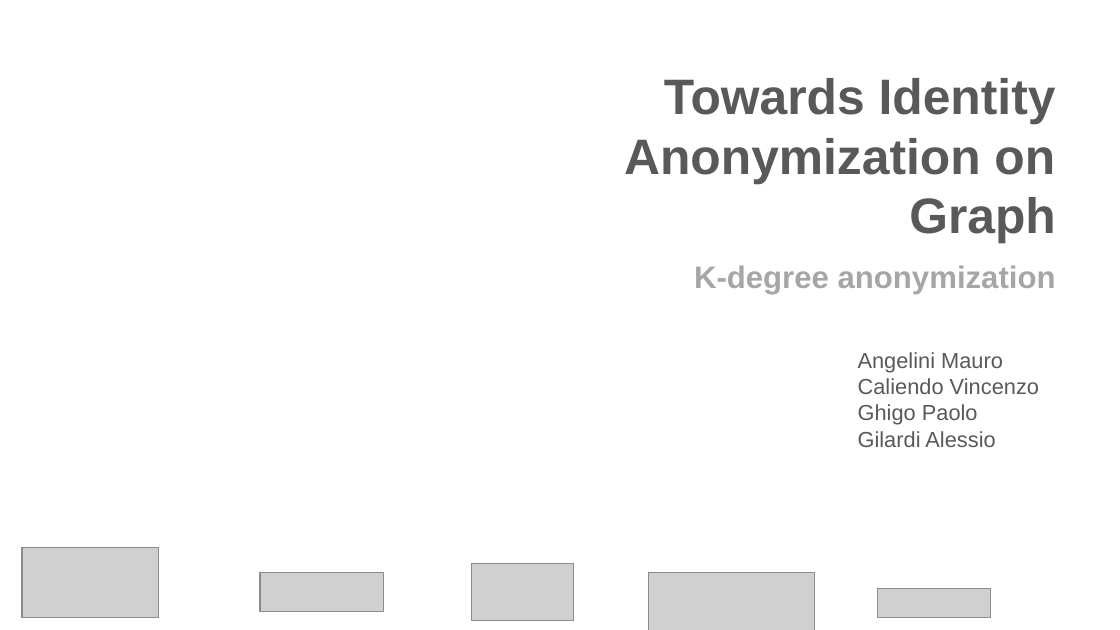
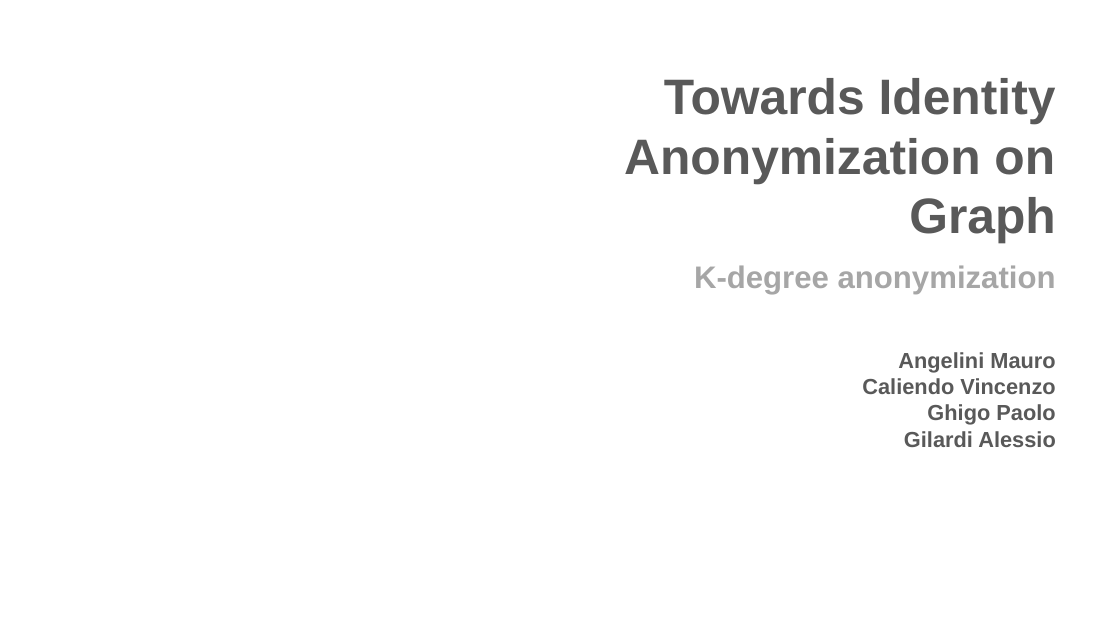
Before and after one commit to Navypowder/DP-P-project, a slide deck: slide 1 of Presentation/Towards_Identity_Anonymization_on_graph(K-degree anonymization).pptx. Drawn at 1120x630 pixels with LibreOffice and Linux fonts; fonts in the diff are those of the drawing; grey boxes stand for pictures; background and template pictures are left out. Boxes give left, top, right and bottom in pixels: in the first picture for what was removed or moved away, otherwise in the second. Text is boxed around its words. In the diff, an @@ line names an element or a change of style, - is before the commit and + after.

```diff
--- a/Presentation/Towards_Identity_Anonymization_on_graph(K-degree anonymization).pptx
+++ b/Presentation/Towards_Identity_Anonymization_on_graph(K-degree anonymization).pptx
@@ text "Angelini Mauro" at (862,352,1056,447): bold on; alignment left to right @@
@@ picture removed at (22,548,159,618) @@
@@ picture removed at (472,563,573,620) @@
@@ picture removed at (260,572,383,612) @@
@@ picture removed at (648,572,814,630) @@
@@ picture removed at (877,588,990,617) @@
```
Also in this commit, not shown: 21 other slides changed, 1 slide added.
